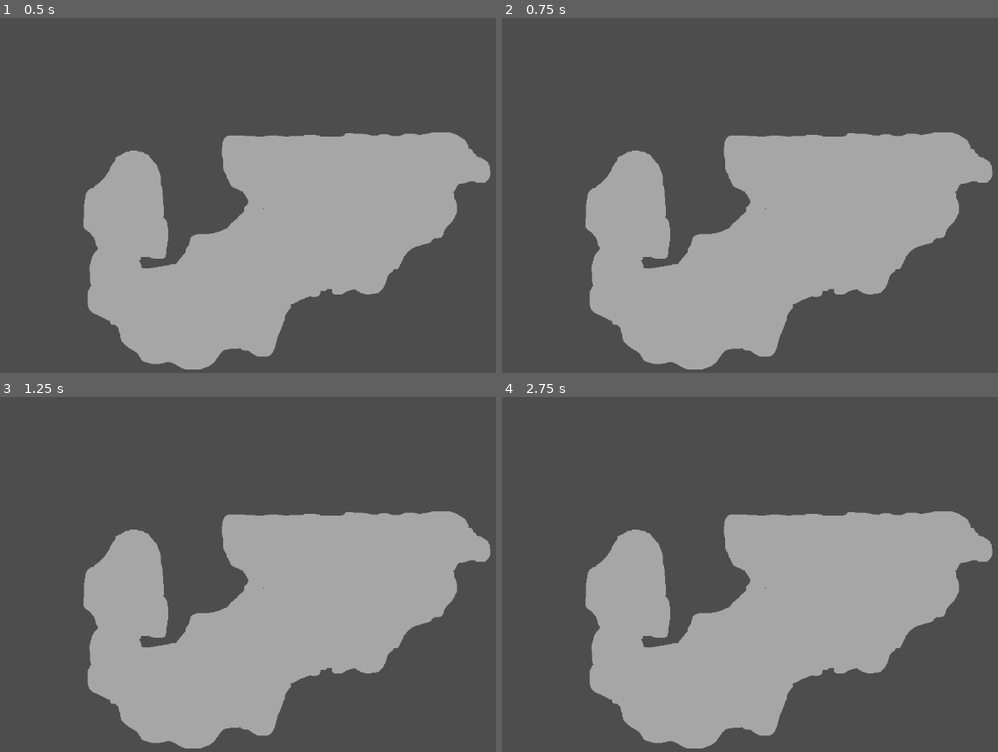
Above: before the commit, frames 1-4 (two rows, left to right).
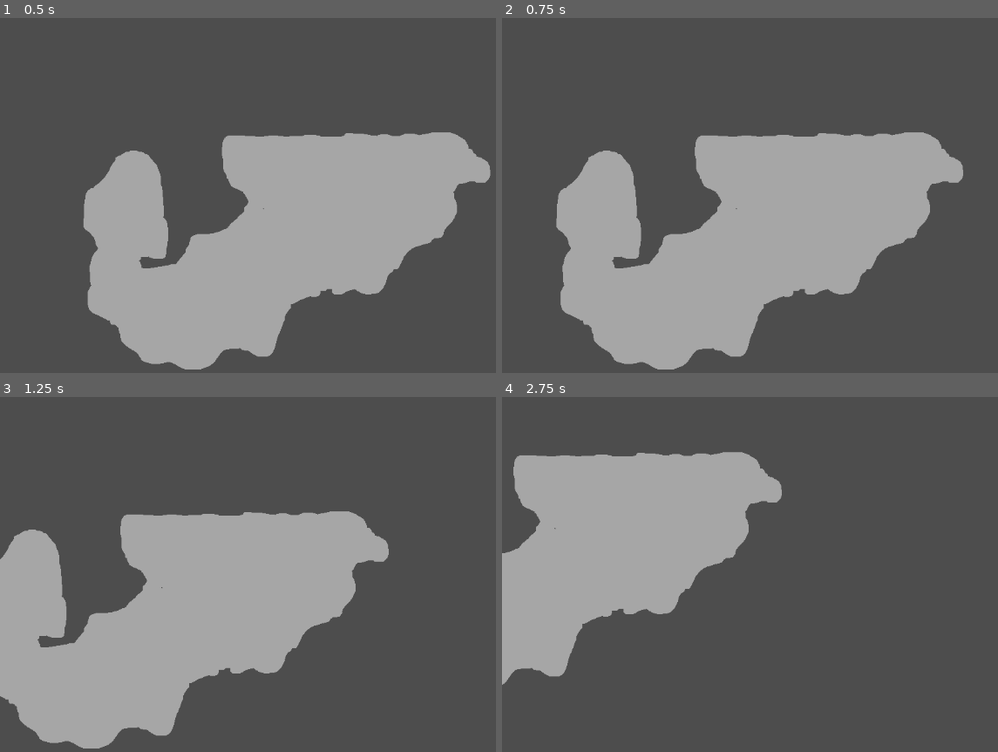
Above: after the commit, the same moments.

Repository: ParkerVetter1/GodotGrandStrategyProject
Game: Godot game, scene res://Scenes/Main.tscn
Two runs of this game, one before a commit and one after it. Both use one fixed random seed, a clock stepped at 60 frames per second and the inputs below.
Inputs (mouse positions are in pixels of both pictures, inside the frame that each line leads up to):
- Up to frame 1 (0.5 s): no input
- Up to frame 2 (0.75 s): tap Enter at 0.5 s; move the mouse to (outside the picture) at 0.52 s; hold D (MoveRight) from 0.53 s (still down); hold Shift (Shift, bound only after the commit) from 0.53 s (still down); click (outside the picture) at 0.67 s
- Up to frame 3 (1.25 s): keep holding D (MoveRight); keep holding Shift (Shift, bound only after the commit)
- Up to frame 4 (2.75 s): release D (MoveRight) at 1.28 s; release Shift (Shift, bound only after the commit) at 1.28 s; hold S (MoveDown) 1.28-2.03 s; tap Shift (Shift, bound only after the commit) at 1.35 s; click (outside the picture) at 1.42 s; hold D (MoveRight) from 2.03 s (still down); hold Shift (Shift, bound only after the commit) from 2.03 s (still down); click (outside the picture) at 2.17 s

Frame 1 is identical in both runs. In frame 2, 12% of the frame differs, in the area x 10-99%, y 32-100%; in frame 3, 29%; in frame 4, 48%, in the area x 0-99%, y 15-100%.

Commit message:
changed file names to reflect ingame name of objects. Started to add regions in they populate in the tree however the node isn't availbe to be called upon yet so I need to get the reference to it back to the top so I can cal it again without having to wait for the process to finish.

Diff:
--- a/Scenes/Region_Area.tscn
+++ b/Scenes/Province_Area.tscn
@@ -1,9 +1,9 @@
 [gd_scene load_steps=2 format=3 uid="uid://cxxsc2si2s3p2"]
 
-[ext_resource type="Script" path="res://Scripts/Region_Area.gd" id="1_4uy1g"]
+[ext_resource type="Script" path="res://Scripts/Province_Area.gd" id="1_e1htr"]
 
-[node name="RegionArea" type="Area2D"]
-script = ExtResource("1_4uy1g")
+[node name="ProvinceArea" type="Area2D"]
+script = ExtResource("1_e1htr")
 
 [connection signal="child_entered_tree" from="." to="." method="_on_child_entered_tree"]
 [connection signal="input_event" from="." to="." method="_on_input_event"]
--- /dev/null
+++ b/Scenes/Region.tscn
@@ -0,0 +1,3 @@
+[gd_scene format=3 uid="uid://bto25eiome7yi"]
+
+[node name="Region" type="Node2D"]
--- a/Scripts/Camera.gd
+++ b/Scripts/Camera.gd
@@ -1,15 +1,29 @@
 extends Camera2D
 
-var speed = 5
+var speed = 120
 
 # Called when the node enters the scene tree for the first time.
 func _ready() -> void:
 	pass # Replace with function body.
 
+func _process(delta):
+	# Move the camera based on WASD input
+	var direction = Vector2.ZERO
 
-# Called every frame. 'delta' is the elapsed time since the previous frame.
-func _process(delta: float) -> void:
-	pass
+	if Input.is_action_pressed("MoveUp"): # 'W' by default
+		direction -= transform.y
+	if Input.is_action_pressed("MoveDown"): # 'S' by default
+		direction += transform.y
+	if Input.is_action_pressed("MoveLeft"): # 'A' by default
+		direction -= transform.x
+	if Input.is_action_pressed("MoveRight"): # 'D' by default
+		direction += transform.x
+	# Normalize the direction vector to ensure consistent movement speed
+	direction = direction.normalized()
 
-func moveLeftRight():
-	pass
+	if Input.is_action_pressed("Shift"):
+		# Apply the movement to the cameraw
+		translate(direction * (speed * 2) * delta)
+	else:
+		# Apply the movement to the camera
+		translate(direction * speed * delta)
--- a/Scripts/Main.gd
+++ b/Scripts/Main.gd
@@ -13,24 +13,44 @@
 func load_regions():
 	var image = mapImage.get_texture().get_image()
 	var pixel_color_dict = get_pixel_color_dict(image)
-	var regions_dict = import_file("res://Map_Data/RegionsColorCodes.txt")
+	var province_dict = import_file("res://Map_Data/ProvinceColorCodes.txt")
 
-	for region_color in regions_dict:
-		var region = load("res://Scenes/Region_Area.tscn").instantiate()
-		region.set_name(regions_dict[region_color])
-		get_node("Regions").add_child(region)
+	for province_color in province_dict:
+		var province = load("res://Scenes/Province_Area.tscn").instantiate()
+		province.set_name(province_dict[province_color])
 
-		var polygons = get_polygons(image, region_color, pixel_color_dict)
+		var polygons = get_polygons(image, province_color, pixel_color_dict)
 
 		for polygon in polygons:
-			var region_collision = CollisionPolygon2D.new()
-			var region_polygon = Polygon2D.new()
+			var province_collision = CollisionPolygon2D.new()
+			var province_polygon = Polygon2D.new()
 
-			region_collision.polygon = polygon
-			region_polygon.polygon = polygon
+			province_collision.polygon = polygon
+			province_polygon.polygon = polygon
 
-			region.add_child(region_collision)
-			region.add_child(region_polygon)
+			province.add_child(province_collision)
+			province.add_child(province_polygon)
+		loadProvinceIntoRegions(province)
+
+func loadProvinceIntoRegions(province):
+	findRegionNode(province.name, province)
+
+# will return a string if the node is found otherwise will make it
+func findRegionNode(possibleName, province):
+	var regionName : String = possibleName
+	regionName = regionName.substr(0, regionName.length() - 2)
+	var node = get_node("Regions").find_child(regionName)
+	if node != null: #if child with name regionName is in list do
+		node.add_child(province) # add child to the regionName node
+	else: #if cant find then make a new region node
+		var newRegion = createRegion(regionName) #make region node
+		newRegion.add_child(province)
+
+func createRegion(name : String):
+	var region = load("res://Scenes/Region.tscn").instantiate()
+	region.name = name
+	get_node("Regions").add_child(region)
+	return region
 
 func get_pixel_color_dict(image):
 	var pixel_color_dict = {}
@@ -55,7 +75,7 @@
 func import_file(filepath):
 	var file = FileAccess.open(filepath, FileAccess.READ)
 	if file != null:
-		return JSON.parse_string(file.get_as_text().replace("_", " "))
+		return JSON.parse_string(file.get_as_text())
 	else:
 		print("Failed to open file:", filepath)
 		return null
--- a/Scripts/Region_Area.gd
+++ b/Scripts/Province_Area.gd
@@ -1,6 +1,6 @@
 extends Area2D
 
-@onready var region_name = name
+@onready var province_name = name
 
 # Called when the node enters the scene tree for the first time.
 func _ready() -> void:
@@ -30,4 +30,4 @@
 
 func _on_input_event(viewport: Node, event: InputEvent, shape_idx: int) -> void:
 	if event is InputEventMouseButton and event.button_index == MOUSE_BUTTON_LEFT and event.is_pressed():
-		print(str(region_name) + " Clicked")
+		print(str(province_name) + " Clicked")
--- a/project.godot
+++ b/project.godot
@@ -41,3 +41,8 @@
 "events": [Object(InputEventKey,"resource_local_to_scene":false,"resource_name":"","device":-1,"window_id":0,"alt_press …(191 unchanged characters)…
 ]
 }
+Shift={
+"deadzone": 0.5,
+"events": [Object(InputEventKey,"resource_local_to_scene":false,"resource_name":"","device":-1,"window_id":0,"alt_pressed":false,"shift_pressed":false,"ctrl_pressed":false,"meta_pressed":false,"pressed":false,"keycode":0,"physical_keycode":4194325,"key_label":0,"unicode":0,"location":0,"echo":false,"script":null)
+]
+}
Renamed: Map_Data/RegionsColorCodes.txt -> Map_Data/ProvinceColorCodes.txt
